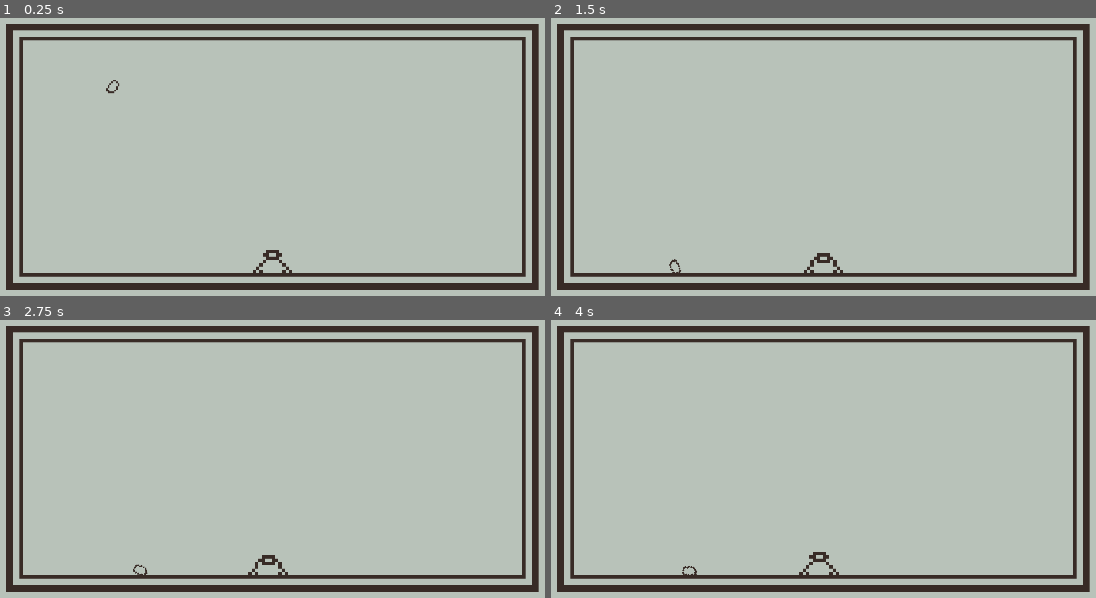
Above: before the commit, frames 1-4 (two rows, left to right).
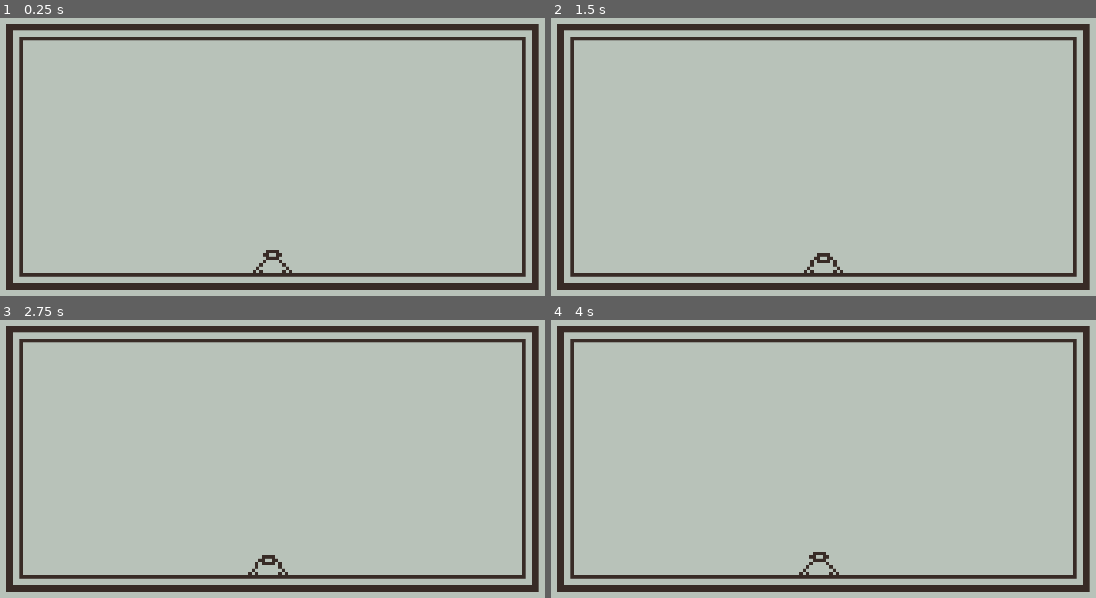
Above: after the commit, the same moments.

Repository: mnstr0/godot-wild-jam-94
Game: Godot game, scene res://scenes/main.tscn
The game is run twice, just before and just after one commit, with the same random seed, the same clock (stepped at 60 frames per second) and the same inputs. The project has no main scene, so this scene is started directly.
Inputs:
- Up to frame 1 (0.25 s): no input
- Up to frame 2 (1.5 s): tap Enter at 0.5 s; tap Space at 1.25 s
- Up to frame 3 (2.75 s): no input
- Up to frame 4 (4 s): no input

The runs differ from the first frame. In frame 1, less than 0.1% of the frame differs, in the area x 19-23%, y 22-28%; in frame 2, less than 0.1%; in frame 3, less than 0.1%; in frame 4, less than 0.1%.

Commit message:
Food randomly spawns in based on timer.

Diff:
--- a/scenes/food.tscn
+++ b/scenes/food.tscn
@@ -17,3 +17,5 @@
 [node name="CollisionShape2D" type="CollisionShape2D" parent="." unique_id=694534914]
 rotation = 0.58817595
 shape = SubResource("CapsuleShape2D_xven1")
+
+[node name="DespawnTimer" type="Timer" parent="." unique_id=1360902073]
--- a/scenes/main.tscn
+++ b/scenes/main.tscn
@@ -1,7 +1,7 @@
 [gd_scene format=4 uid="uid://iukwkup02nn4"]
 
 [ext_resource type="Texture2D" uid="uid://8kg5qrcbxofc" path="res://assets/spritesheets/Borders_white.png" id="1_tbgi4"]
-[ext_resource type="PackedScene" uid="uid://ck2rhd6lunarw" path="res://scenes/food.tscn" id="3_sugp2"]
+[ext_resource type="Script" uid="uid://b5mnxax14fjqv" path="res://scripts/food_path.gd" id="3_jyhfs"]
 [ext_resource type="PackedScene" uid="uid://cyauepk8adsdv" path="res://scenes/tama.tscn" id="5_tbgi4"]
 
 [sub_resource type="TileSetAtlasSource" id="TileSetAtlasSource_tefeu"]
@@ -84,15 +84,15 @@
 curve = SubResource("Curve2D_0wfyh")
 
 [node name="FoodPath" type="PathFollow2D" parent="Entities/CeilingPath" unique_id=1928137436]
-position = Vector2(282.049, 424)
-progress = 25.9072
-loop = false
+position = Vector2(337.37387, 424)
+progress = 81.3056
+script = ExtResource("3_jyhfs")
 
 [node name="SpawnPoint" type="Marker2D" parent="Entities/CeilingPath/FoodPath" unique_id=937874436]
 
-[node name="Food" parent="Entities" unique_id=942030355 instance=ExtResource("3_sugp2")]
-position = Vector2(272, 368)
-gravity_scale = 0.1
+[node name="FoodSpawnTimer" type="Timer" parent="Entities/CeilingPath/FoodPath/SpawnPoint" unique_id=1700567405]
+wait_time = 10.0
+autostart = true
 
 [node name="StaticObjects" type="Node2D" parent="." unique_id=494959228]
 
@@ -102,3 +102,5 @@
 
 [node name="CollisionShape2D" type="CollisionShape2D" parent="StaticObjects/Area2D" unique_id=92790973]
 shape = SubResource("WorldBoundaryShape2D_jyhfs")
+
+[connection signal="timeout" from="Entities/CeilingPath/FoodPath/SpawnPoint/FoodSpawnTimer" to="Entities/CeilingPath/FoodPath" method="spawn_food"]
--- /dev/null
+++ b/scripts/food_path.gd
@@ -0,0 +1,17 @@
+extends PathFollow2D
+
+@onready var food: RigidBody2D = preload("res://scenes/food.tscn").instantiate()
+## constantly increase the path ratio
+# Called when the node enters the scene tree for the first time.
+func _ready() -> void:
+	pass # Replace with function body.
+
+
+# Called every frame. 'delta' is the elapsed time since the previous frame.
+func _process(delta: float) -> void:
+	progress_ratio += delta * 0.1
+
+func spawn_food() -> void:
+	var food_instance = food.duplicate()
+	food_instance.position = position
+	get_parent().add_child(food_instance)
Not shown, added: scripts/food_path.gd.uid
